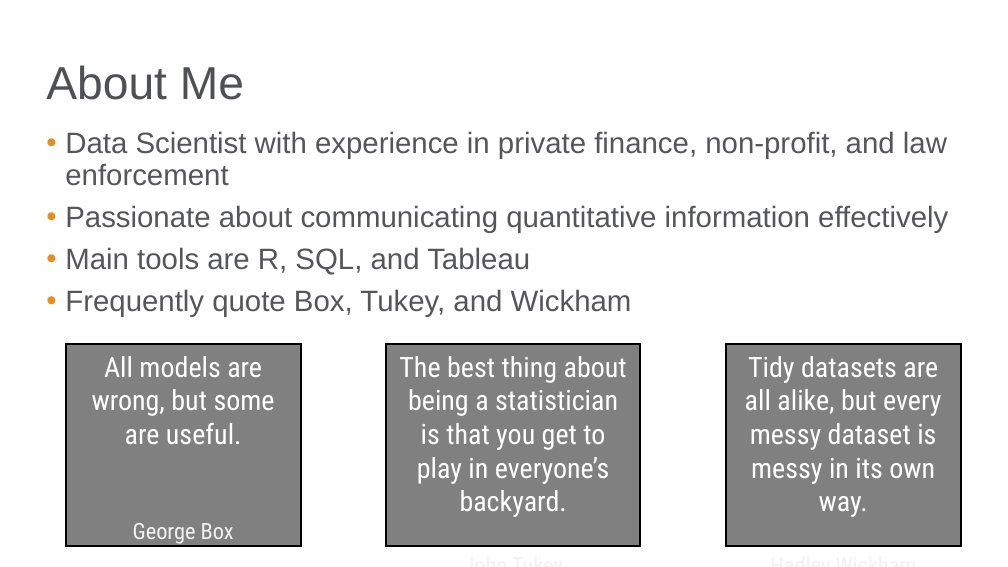
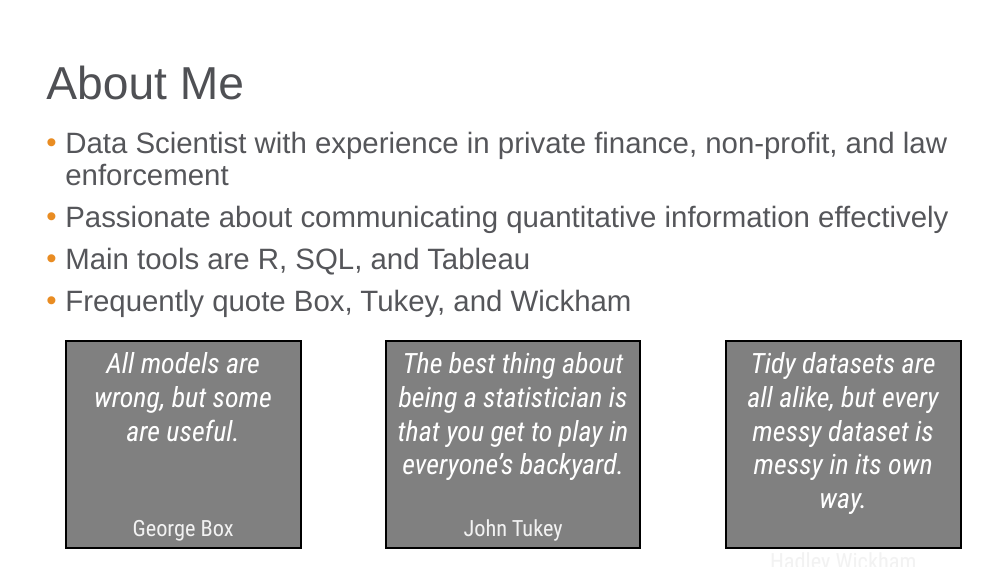
Before and after one commit to bgstieber/APRA-PD-DAS-2019, a slide deck: slide 3 of Generating Insights from Clustering Large Donors - BStieber APRA DAS19.pptx. Drawn at 1008x567 pixels with LibreOffice and Linux fonts; fonts in the diff are those of the drawing; background and template pictures are left out. Boxes give left, top, right and bottom in pixels: in the first picture for what was removed or moved away, otherwise in the second. Text is boxed around its words. In the diff, an @@ line names an element or a change of style, - is before the commit and + after.

Commit message:
added/tweaked slides

```diff
--- a/Generating Insights from Clustering Large Donors - BStieber APRA DAS19.pptx
+++ b/Generating Insights from Clustering Large Donors - BStieber APRA DAS19.pptx
@@ rectangle "All models are wrong, but ...": place and size @@
-rectangle "All models are wrong, but ..." at (66, 345, 300, 546)
+rectangle "All models are wrong, but ..." at (66, 341, 300, 547)
@@ text in rectangle at (94, 352, 272, 441): italic on in "All models are wrong, but some are ..." @@
@@ rectangle "The best thing about being ...": place and size @@
-rectangle "The best thing about being ..." at (386, 345, 640, 546)
+rectangle "The best thing about being ..." at (386, 341, 640, 547)
@@ text in rectangle at (398, 352, 628, 480): italic on in "The best thing about being a statistician ..." @@
@@ rectangle "Tidy datasets are all alike, ...": place and size @@
-rectangle "Tidy datasets are all alike, ..." at (726, 345, 961, 546)
+rectangle "Tidy datasets are all alike, ..." at (726, 341, 961, 547)
@@ text in rectangle at (747, 352, 939, 514): italic on in "Tidy datasets are all alike, but every ..." @@
```
Also in this commit, not shown: 4 other slides changed, 1 slide added, 1 slide removed.
